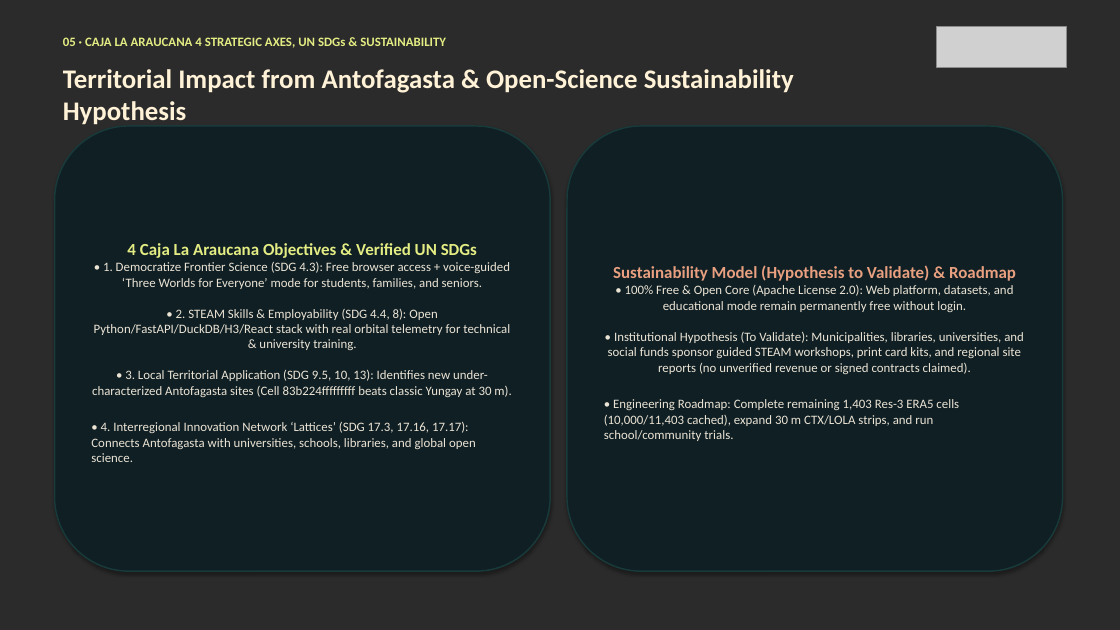
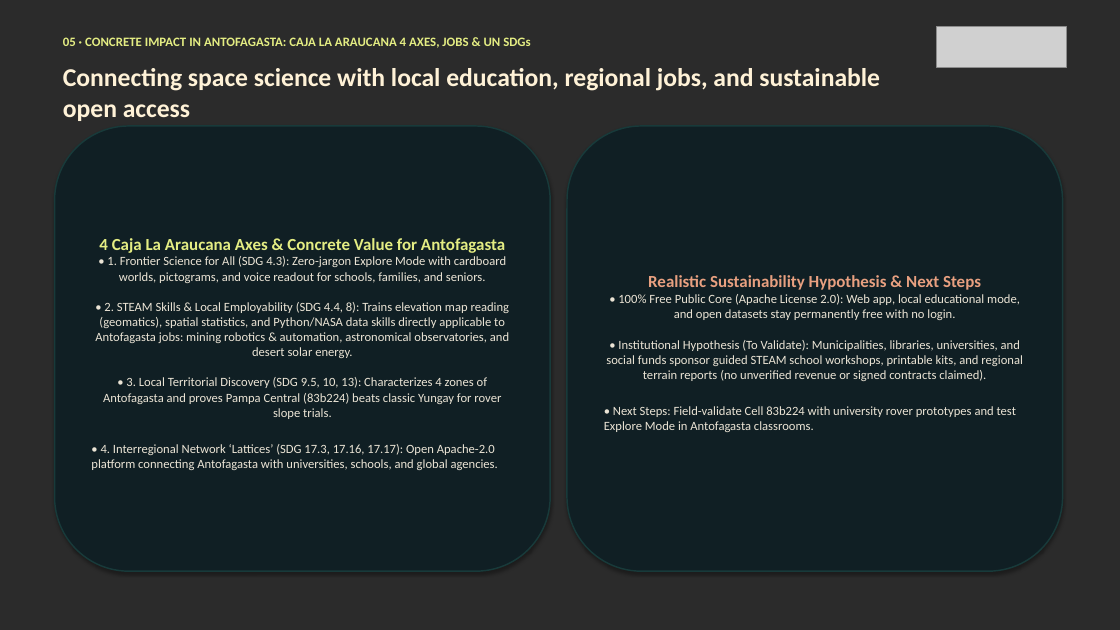
Before and after one commit to AnGeMoNs/Ckepi, a slide deck: slide 6 of docs/nehe/ckepi-pitch-en.pptx. Drawn at 1120x630 pixels with LibreOffice and Linux fonts; fonts in the diff are those of the drawing; grey boxes stand for pictures; background and template pictures are left out; a plain dark background stands for a picture behind light text. Boxes give left, top, right and bottom in pixels: in the first picture for what was removed or moved away, otherwise in the second. Text is boxed around its words. In the diff, an @@ line names an element or a change of style, - is before the commit and + after.

Commit message:
docs(nehe): enfocar pitch y PPTX/PDF (EN/ES) tras feedback de mentores en las 4 zonas de Antofagasta y modos Explorar/Ciencia

```diff
--- a/docs/nehe/ckepi-pitch-en.pptx
+++ b/docs/nehe/ckepi-pitch-en.pptx
@@ text at [63, 37, 530, 48]: text changed @@
-05 · CAJA LA ARAUCANA 4 STRATEGIC AXES, UN SDGs & SUSTAINABILITY
+05 · CONCRETE IMPACT IN ANTOFAGASTA: CAJA LA ARAUCANA 4 AXES, JOBS & UN SDGs
@@ text at [63, 68, 880, 121]: text changed; size 23 to 22 pt @@
-Territorial Impact from Antofagasta & Open-Science Sustainability Hypothesis
+Connecting space science with local education, regional jobs, and sustainable open access
@@ text in rounded rectangle at [91, 238, 510, 470]: text changed; size 11 to 10.8 pt @@
-4 Caja La Araucana Objectives & Verified UN SDGs
-• 1. Democratize Frontier Science (SDG 4.3): Free browser access + voice-guided ‘Three Worlds for Everyone’ mode for students, families, and seniors.
-• 2. STEAM Skills & Employability (SDG 4.4, 8): Open Python/FastAPI/DuckDB/H3/React stack with real orbital telemetry for technical & university training.
-• 3. Local Territorial Application (SDG 9.5, 10, 13): Identifies new under-characterized Antofagasta sites (Cell 83b224fffffffff beats classic Yungay at 30 m).
-• 4. Interregional Innovation Network ‘Lattices’ (SDG 17.3, 17.16, 17.17): Connects Antofagasta with universities, schools, libraries, and global open science.
+4 Caja La Araucana Axes & Concrete Value for Antofagasta
+• 1. Frontier Science for All (SDG 4.3): Zero-jargon Explore Mode with cardboard worlds, pictograms, and voice readout for schools, families, and seniors.
+• 2. STEAM Skills & Local Employability (SDG 4.4, 8): Trains elevation map reading (geomatics), spatial statistics, and Python/NASA data skills directly applicable to Antofagasta jobs: mining robotics & automation, astronomical observatories, and desert solar energy.
+• 3. Local Territorial Discovery (SDG 9.5, 10, 13): Characterizes 4 zones of Antofagasta and proves Pampa Central (83b224) beats classic Yungay for rover slope trials.
+• 4. Interregional Network ‘Lattices’ (SDG 17.3, 17.16, 17.17): Open Apache-2.0 platform connecting Antofagasta with universities, schools, and global agencies.
@@ text in rounded rectangle at [604, 275, 1022, 432]: text changed; size 11 to 10.8 pt @@
-Sustainability Model (Hypothesis to Validate) & Roadmap
-• 100% Free & Open Core (Apache License 2.0): Web platform, datasets, and educational mode remain permanently free without login.
-• Institutional Hypothesis (To Validate): Municipalities, libraries, universities, and social funds sponsor guided STEAM workshops, print card kits, and regional site reports (no unverified revenue or signed contracts claimed).
-• Engineering Roadmap: Complete remaining 1,403 Res-3 ERA5 cells (10,000/11,403 cached), expand 30 m CTX/LOLA strips, and run school/community trials.
+Realistic Sustainability Hypothesis & Next Steps
+• 100% Free Public Core (Apache License 2.0): Web app, local educational mode, and open datasets stay permanently free with no login.
+• Institutional Hypothesis (To Validate): Municipalities, libraries, universities, and social funds sponsor guided STEAM school workshops, printable kits, and regional terrain reports (no unverified revenue or signed contracts claimed).
+• Next Steps: Field-validate Cell 83b224 with university rover prototypes and test Explore Mode in Antofagasta classrooms.
```
Also in this commit, not shown: 6 other slides changed, 9 other files.
